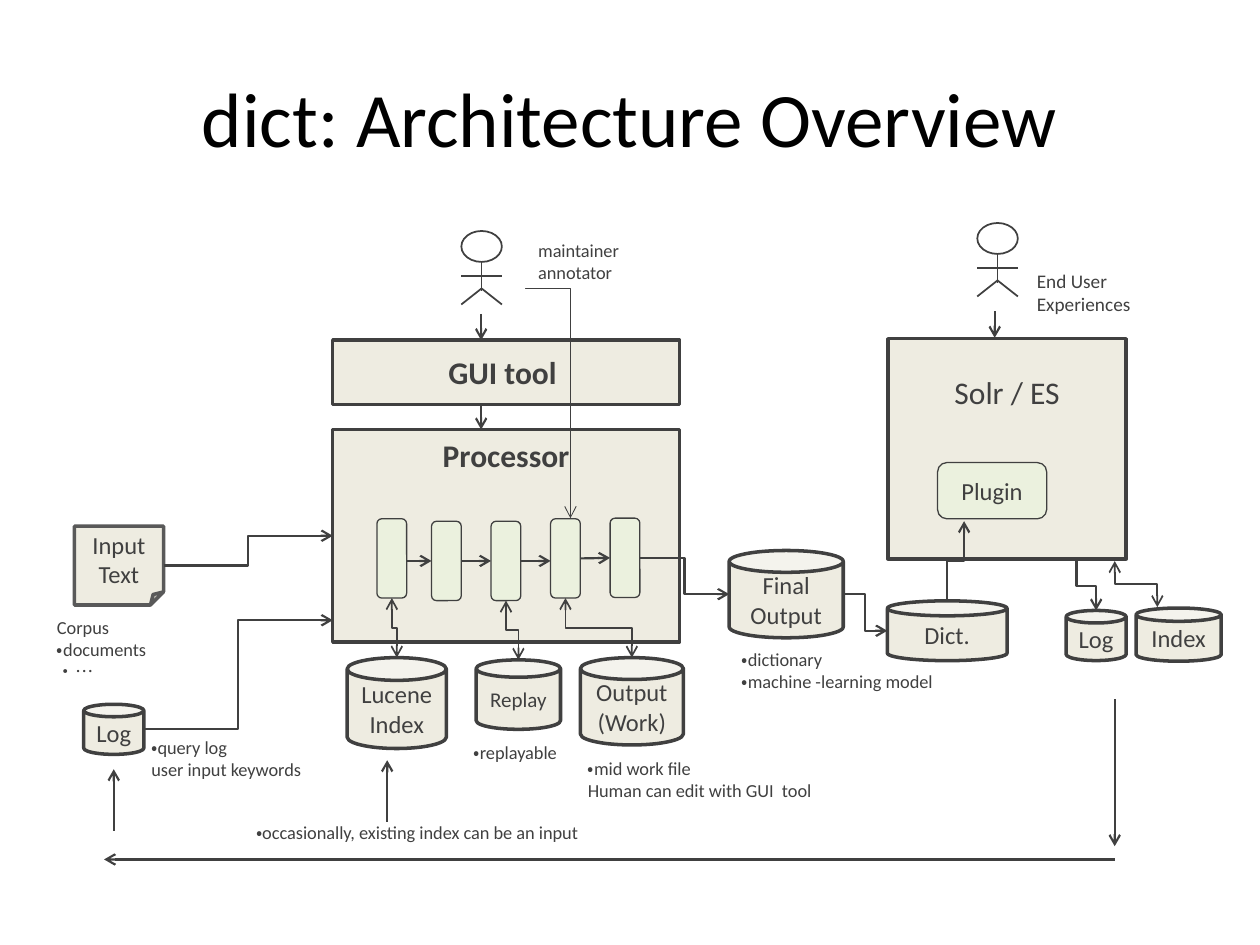
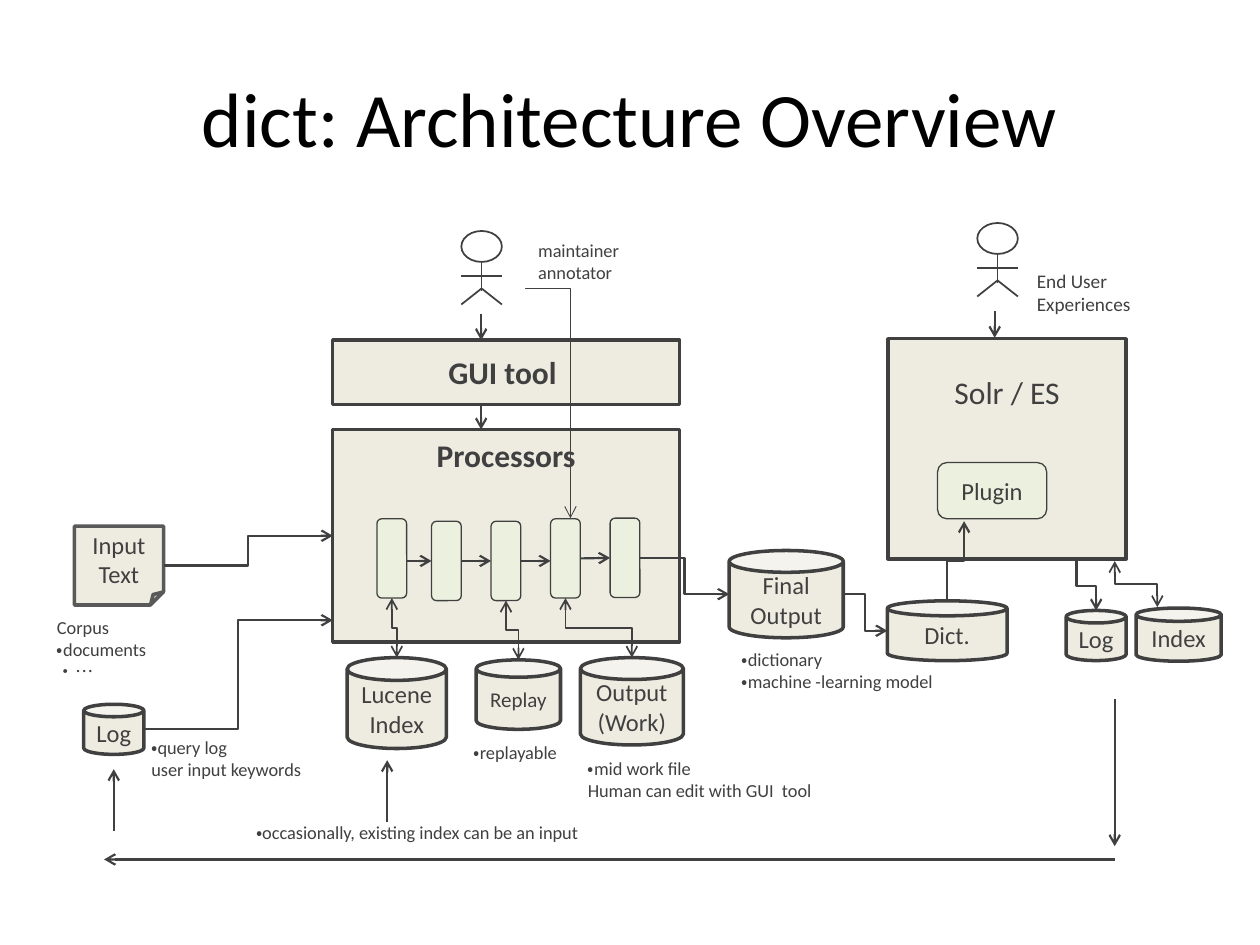
Before and after one commit to NLP4L/manuals, a slide deck: slide 1 of dict/images/dict_images.pptx. Drawn at 1260x945 pixels with LibreOffice and Linux fonts; fonts in the diff are those of the drawing. Boxes give left, top, right and bottom in pixels: in the first picture for what was removed or moved away, otherwise in the second. Text is boxed around its words. In the diff, an @@ line names an element or a change of style, - is before the commit and + after.

Commit message:
add getting started, dict overview and ner user guide

```diff
--- a/dict/images/dict_images.pptx
+++ b/dict/images/dict_images.pptx
@@ text in rectangle at <box>437,441,576,475</box>: text changed @@
-Processor
+Processors
```
Also in this commit, not shown: 6 slides added, 20 other files.
